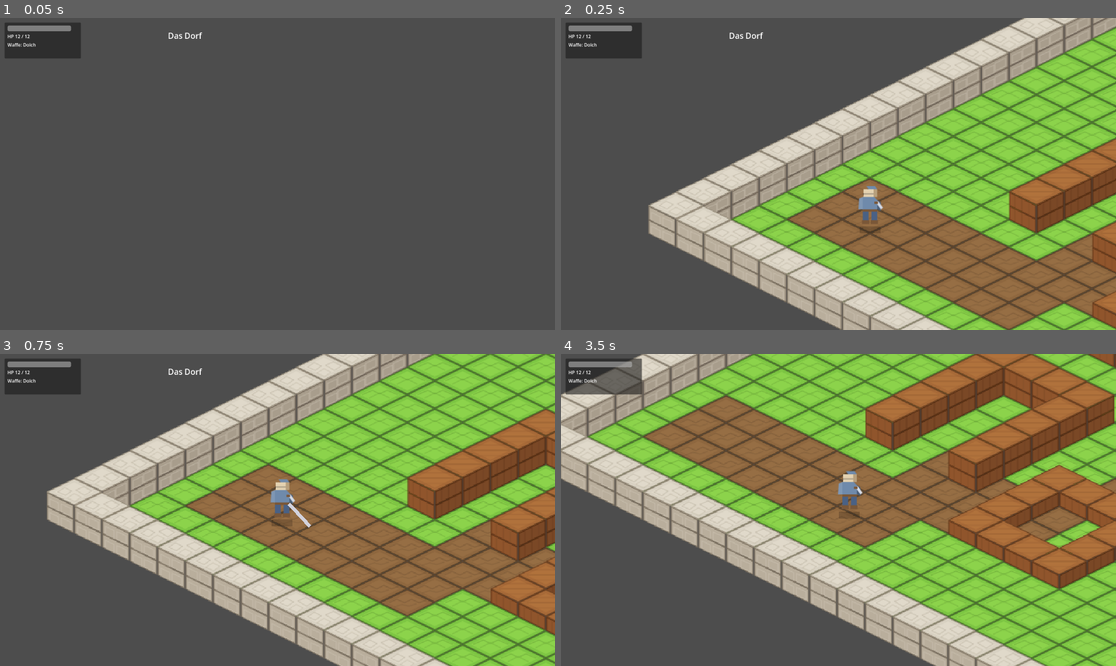
Above: before the commit, frames 1-4 (two rows, left to right).
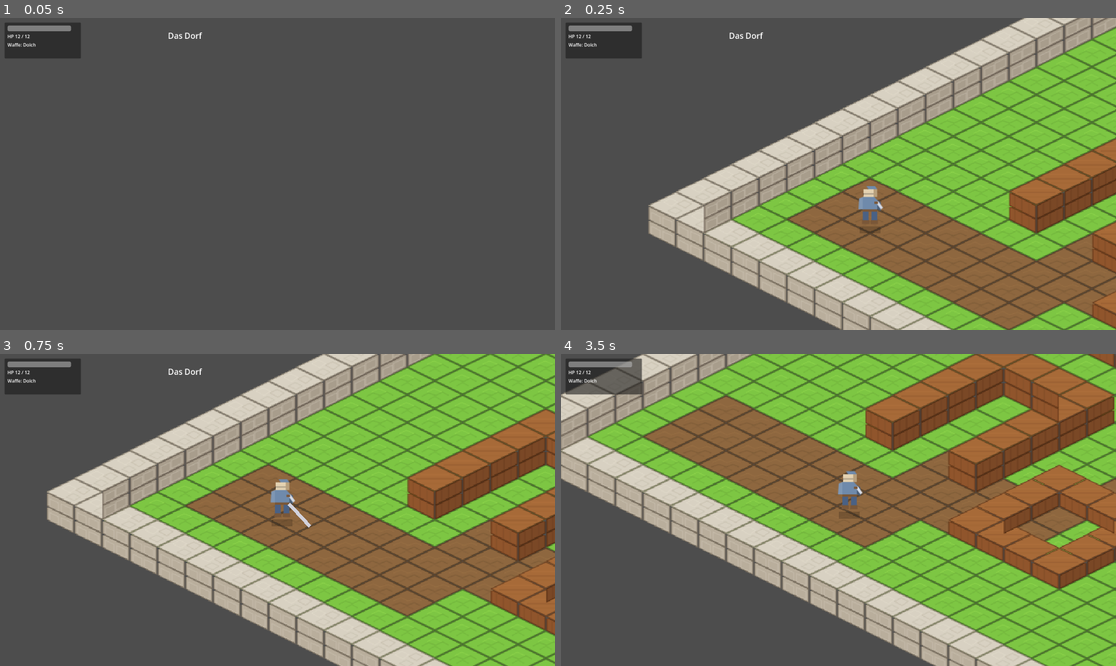
Above: after the commit, the same moments.

Repository: Taunaria/tartaros-engine-prototype
Game: Godot game, scene res://scenes/game/Game.tscn
Same seed, same stepped clock (60 frames per second), same inputs: the game is played once before the commit and once after it.
Inputs:
- Up to frame 1 (0.05 s): no input
- Up to frame 2 (0.25 s): no input
- Up to frame 3 (0.75 s): tap Enter at 0.5 s; hold D (move_right) from 0.53 s (still down); tap Space (attack) at 0.6 s
- Up to frame 4 (3.5 s): release D (move_right) at 1.28 s; hold S (move_down) 1.28-2.03 s; tap Space (attack) at 1.35, 2.3, 2.85 s; hold D (move_right) 2.03-2.78 s; tap E (interact) at 2.1 s; hold W (move_up) from 2.78 s (still down)

Frame 1 is identical in both runs. In frame 2, 0.9% of the frame differs, in the area x 15-100%, y 0-100%; in frame 3, 1.0%; in frame 4, 1.2%, in the area x 0-100%, y 0-100%.

Commit message:
Add layered rendering and entity sorting
Rework scene layout and rendering to use explicit layers and improved sort keys. Game and Level scenes now introduce EntityLayer, GroundLayer, StructureTopLayer, and OcclusionLayer; Player instance is moved under EntityLayer. Level logic was updated to split tiles into ground vs structure tiles, create occlusion tiles, and spawn enemies into the entity layer. Iso mapper gained sorting helpers and constants (SORT_LAYER_STEP, ENTITY_SORT_OFFSET, tile_sort_base, entity_sort_z_for_foot) and BlockTile now uses tile_sort_base for base z calculation. Player and Enemy z_index calculations now use the new entity_sort_z_for_foot and support a sort anchor method. Added utilities to get player and entity layer from game and to clear world entities when loading levels. Block tile visuals now support toggling top/side faces, side trimming, and per-face visibility from neighboring layers. Also updated block face atlas SVG art and added an export_presets.cfg (project export preset).

Diff:
--- a/assets/textures/block_faces.svg
+++ b/assets/textures/block_faces.svg
@@ -2,9 +2,9 @@
   <!-- grass -->
   <g id="grass_top" transform="translate(0,0)">
     <polygon points="32,1 63,16 32,31 1,16" fill="#7dc643" stroke="#4d7f28"/>
-    <polygon points="32,5 55,16 32,27 9,16" fill="#9be053" fill-opacity="0.5"/>
-    <path d="M12 16 L24 11 L32 15 L41 11 L53 16" fill="none" stroke="#5f9633" stroke-opacity="0.45"/>
-    <path d="M20 20 L32 14 L44 20" fill="none" stroke="#5f9633" stroke-opacity="0.35"/>
+    <path d="M23 13 L31 9 L40 13" fill="none" stroke="#9be053" stroke-opacity="0.45"/>
+    <path d="M17 18 L25 14 L33 17 L41 13 L48 17" fill="none" stroke="#5f9633" stroke-opacity="0.35"/>
+    <path d="M25 22 L32 18 L39 22" fill="none" stroke="#5f9633" stroke-opacity="0.28"/>
   </g>
   <g id="grass_left" transform="translate(64,0)">
     <polygon points="1,1 31,16 31,31 1,16" fill="#8f6038" stroke="#64401f"/>
@@ -22,9 +22,9 @@
   <!-- dirt -->
   <g id="dirt_top" transform="translate(0,32)">
     <polygon points="32,1 63,16 32,31 1,16" fill="#8e673f" stroke="#5c4329"/>
-    <polygon points="32,5 55,16 32,27 9,16" fill="#a47a4d" fill-opacity="0.35"/>
-    <path d="M11 16 L20 12 L29 16 L37 12 L46 16 L54 13" fill="none" stroke="#6b4e31" stroke-opacity="0.45"/>
-    <path d="M17 21 L26 18 L34 20 L43 17" fill="none" stroke="#735638" stroke-opacity="0.35"/>
+    <path d="M16 14 L25 10 L33 14 L42 11 L49 14" fill="none" stroke="#a47a4d" stroke-opacity="0.35"/>
+    <path d="M15 19 L24 16 L32 19 L40 16 L47 19" fill="none" stroke="#6b4e31" stroke-opacity="0.4"/>
+    <path d="M23 24 L31 20 L39 23" fill="none" stroke="#735638" stroke-opacity="0.28"/>
   </g>
   <g id="dirt_left" transform="translate(64,32)">
     <polygon points="1,1 31,16 31,31 1,16" fill="#725132" stroke="#4d361f"/>
@@ -40,10 +40,9 @@
   <!-- wood -->
   <g id="wood_top" transform="translate(0,64)">
     <polygon points="32,1 63,16 32,31 1,16" fill="#a76a38" stroke="#6d4324"/>
-    <polygon points="32,5 55,16 32,27 9,16" fill="#c17f45" fill-opacity="0.35"/>
-    <path d="M10 16 L54 16" fill="none" stroke="#7c4a28" stroke-opacity="0.45"/>
-    <path d="M15 10 L49 10" fill="none" stroke="#8a542d" stroke-opacity="0.32"/>
-    <path d="M15 22 L49 22" fill="none" stroke="#935d30" stroke-opacity="0.32"/>
+    <path d="M15 12 L49 12" fill="none" stroke="#c17f45" stroke-opacity="0.28"/>
+    <path d="M10 17 L54 17" fill="none" stroke="#7c4a28" stroke-opacity="0.4"/>
+    <path d="M17 22 L47 22" fill="none" stroke="#935d30" stroke-opacity="0.3"/>
   </g>
   <g id="wood_left" transform="translate(64,64)">
     <polygon points="1,1 31,16 31,31 1,16" fill="#90552c" stroke="#643719"/>
@@ -61,10 +60,9 @@
   <!-- light stone -->
   <g id="light_stone_top" transform="translate(0,96)">
     <polygon points="32,1 63,16 32,31 1,16" fill="#d8d1c2" stroke="#9a907e"/>
-    <polygon points="32,5 55,16 32,27 9,16" fill="#ece5d6" fill-opacity="0.4"/>
-    <path d="M13 16 L21 11 L29 15 L22 20 Z" fill="none" stroke="#b4ab98" stroke-opacity="0.45"/>
-    <path d="M34 14 L43 10 L52 15 L44 20 Z" fill="none" stroke="#b4ab98" stroke-opacity="0.45"/>
-    <path d="M24 23 L32 18 L40 22 L33 27 Z" fill="none" stroke="#b4ab98" stroke-opacity="0.35"/>
+    <path d="M18 12 L26 8 L34 12 L27 17 Z" fill="none" stroke="#ece5d6" stroke-opacity="0.32"/>
+    <path d="M34 14 L42 10 L50 14 L43 19 Z" fill="none" stroke="#b4ab98" stroke-opacity="0.35"/>
+    <path d="M23 22 L31 18 L39 22 L32 26 Z" fill="none" stroke="#b4ab98" stroke-opacity="0.28"/>
   </g>
   <g id="light_stone_left" transform="translate(64,96)">
     <polygon points="1,1 31,16 31,31 1,16" fill="#b9ae9c" stroke="#7e7262"/>
@@ -80,9 +78,9 @@
   <!-- dark stone -->
   <g id="dark_stone_top" transform="translate(0,128)">
     <polygon points="32,1 63,16 32,31 1,16" fill="#5f646b" stroke="#32363c"/>
-    <polygon points="32,5 55,16 32,27 9,16" fill="#7a8088" fill-opacity="0.28"/>
-    <path d="M12 16 L22 10 L31 15 L23 21 Z" fill="none" stroke="#8b9198" stroke-opacity="0.35"/>
-    <path d="M34 14 L45 9 L53 15 L44 20 Z" fill="none" stroke="#8b9198" stroke-opacity="0.35"/>
+    <path d="M16 13 L25 9 L33 13 L25 18 Z" fill="none" stroke="#7a8088" stroke-opacity="0.24"/>
+    <path d="M34 15 L43 11 L50 15 L43 19 Z" fill="none" stroke="#8b9198" stroke-opacity="0.28"/>
+    <path d="M25 22 L33 18 L40 21" fill="none" stroke="#8b9198" stroke-opacity="0.22"/>
   </g>
   <g id="dark_stone_left" transform="translate(64,128)">
     <polygon points="1,1 31,16 31,31 1,16" fill="#484c52" stroke="#282b30"/>
@@ -98,9 +96,9 @@
   <!-- foliage -->
   <g id="foliage_top" transform="translate(0,160)">
     <polygon points="32,1 63,16 32,31 1,16" fill="#366b2f" stroke="#1f3e1b"/>
-    <polygon points="32,4 57,16 32,28 7,16" fill="#4d8d42" fill-opacity="0.45"/>
-    <path d="M12 16 C18 10,25 21,32 13 C39 8,46 22,54 16" fill="none" stroke="#5ea54e" stroke-opacity="0.55"/>
-    <path d="M18 22 C23 17,28 25,34 18 C39 14,45 22,48 18" fill="none" stroke="#79bf62" stroke-opacity="0.35"/>
+    <path d="M16 14 C21 10,27 18,32 12 C37 8,43 18,48 14" fill="none" stroke="#5ea54e" stroke-opacity="0.5"/>
+    <path d="M15 20 C20 17,25 22,30 18 C35 15,41 21,47 18" fill="none" stroke="#79bf62" stroke-opacity="0.3"/>
+    <path d="M24 24 C28 21,32 25,36 21 C39 18,43 22,45 20" fill="none" stroke="#4d8d42" stroke-opacity="0.28"/>
   </g>
   <g id="foliage_left" transform="translate(64,160)">
     <polygon points="1,1 31,16 31,31 1,16" fill="#4b412f" stroke="#2d261b"/>
@@ -118,9 +116,9 @@
   <!-- temple stone -->
   <g id="temple_stone_top" transform="translate(0,192)">
     <polygon points="32,1 63,16 32,31 1,16" fill="#c6b78b" stroke="#7f734f"/>
-    <polygon points="32,5 55,16 32,27 9,16" fill="#dfd1a6" fill-opacity="0.35"/>
-    <path d="M14 16 L22 12 L32 15 L42 12 L50 16" fill="none" stroke="#8b7f59" stroke-opacity="0.55"/>
-    <path d="M19 22 L32 17 L45 22" fill="none" stroke="#8b7f59" stroke-opacity="0.35"/>
+    <path d="M18 13 L27 10 L36 13 L45 10" fill="none" stroke="#dfd1a6" stroke-opacity="0.3"/>
+    <path d="M15 18 L24 15 L32 18 L40 15 L49 18" fill="none" stroke="#8b7f59" stroke-opacity="0.42"/>
+    <path d="M23 23 L32 19 L41 23" fill="none" stroke="#8b7f59" stroke-opacity="0.28"/>
   </g>
   <g id="temple_stone_left" transform="translate(64,192)">
     <polygon points="1,1 31,16 31,31 1,16" fill="#a89868" stroke="#675b3f"/>
@@ -138,9 +136,9 @@
   <!-- lava -->
   <g id="lava_top" transform="translate(0,224)">
     <polygon points="32,1 63,16 32,31 1,16" fill="#c03b16" stroke="#5e170d"/>
-    <polygon points="32,6 55,16 32,26 9,16" fill="#ffb12f" fill-opacity="0.65"/>
-    <path d="M10 16 C18 10,24 22,32 13 C39 7,48 22,54 16" fill="none" stroke="#ffd46a" stroke-opacity="0.6"/>
-    <path d="M18 22 C24 17,30 24,36 17 C40 13,46 21,50 18" fill="none" stroke="#ff7b20" stroke-opacity="0.55"/>
+    <path d="M16 14 C22 10,27 18,32 12 C37 8,43 18,49 14" fill="none" stroke="#ffd46a" stroke-opacity="0.55"/>
+    <path d="M15 20 C21 16,27 22,32 17 C37 13,43 21,48 18" fill="none" stroke="#ffb12f" stroke-opacity="0.5"/>
+    <path d="M24 24 C28 21,32 24,36 20 C39 17,43 20,46 18" fill="none" stroke="#ff7b20" stroke-opacity="0.4"/>
   </g>
   <g id="lava_left" transform="translate(64,224)">
     <polygon points="1,1 31,16 31,31 1,16" fill="#4f2d21" stroke="#26120d"/>
@@ -156,9 +154,9 @@
   <!-- cracked -->
   <g id="cracked_top" transform="translate(0,256)">
     <polygon points="32,1 63,16 32,31 1,16" fill="#55514f" stroke="#2b2928"/>
-    <polygon points="32,5 55,16 32,27 9,16" fill="#696462" fill-opacity="0.25"/>
     <path d="M14 10 L26 15 L22 20 L35 23 L31 28" fill="none" stroke="#25110b" stroke-opacity="0.75"/>
-    <path d="M40 8 L35 15 L45 18 L39 24 L49 27" fill="none" stroke="#ff7b20" stroke-opacity="0.35"/>
+    <path d="M40 9 L35 15 L45 18 L39 24 L49 27" fill="none" stroke="#ff7b20" stroke-opacity="0.35"/>
+    <path d="M20 17 L28 13 L35 16" fill="none" stroke="#696462" stroke-opacity="0.2"/>
   </g>
   <g id="cracked_left" transform="translate(64,256)">
     <polygon points="1,1 31,16 31,31 1,16" fill="#44403d" stroke="#211f1d"/>
--- a/scenes/game/Game.tscn
+++ b/scenes/game/Game.tscn
@@ -18,7 +18,11 @@
 
 [node name="LevelContainer" type="Node2D" parent="."]
 
-[node name="Player" parent="." instance=ExtResource("2")]
+[node name="EntityLayer" type="Node2D" parent="."]
+z_as_relative = false
+z_index = 1000
+
+[node name="Player" parent="EntityLayer" instance=ExtResource("2")]
 
 [node name="CameraRig" type="Node2D" parent="."]
 
--- a/scenes/levels/Level.tscn
+++ b/scenes/levels/Level.tscn
@@ -5,12 +5,20 @@
 [node name="Level" type="Node2D" unique_id=1790135733]
 script = ExtResource("1")
 
-[node name="Tiles" type="Node2D" parent="." unique_id=740256048]
+[node name="GroundLayer" type="Node2D" parent="." unique_id=740256048]
+z_as_relative = false
+z_index = 0
+
+[node name="StructureTopLayer" type="Node2D" parent="." unique_id=17740256048]
+z_as_relative = false
+z_index = 500
 
 [node name="Collision" type="Node2D" parent="." unique_id=536047426]
 
 [node name="Props" type="Node2D" parent="." unique_id=1244819576]
 
-[node name="Enemies" type="Node2D" parent="." unique_id=573846924]
+[node name="Pickups" type="Node2D" parent="." unique_id=1163406474]
 
-[node name="Pickups" type="Node2D" parent="." unique_id=1163406474]
+[node name="OcclusionLayer" type="Node2D" parent="." unique_id=573846924]
+z_as_relative = false
+z_index = 1000
--- a/scripts/core/game.gd
+++ b/scripts/core/game.gd
@@ -15,7 +15,8 @@
 var combat_music_active: bool = false
 
 @onready var level_container: Node2D = $LevelContainer
-@onready var player: CharacterBody2D = $Player
+@onready var entity_layer: Node2D = $EntityLayer
+@onready var player: CharacterBody2D = $EntityLayer/Player
 @onready var camera_rig: Node2D = $CameraRig
 @onready var camera: GameCamera = $CameraRig/Camera2D
 @onready var ui: CanvasLayer = $UI
@@ -118,6 +119,7 @@
 
 
 func _load_level(level_index: int) -> void:
+	_clear_world_entities()
 	if current_level != null:
 		current_level.queue_free()
 
@@ -202,3 +204,18 @@
 	for enemy in get_tree().get_nodes_in_group("enemies"):
 		if enemy is Node2D:
 			(enemy as Node2D).queue_redraw()
+
+
+func get_player() -> CharacterBody2D:
+	return player
+
+
+func get_entity_layer() -> Node2D:
+	return entity_layer
+
+
+func _clear_world_entities() -> void:
+	for child in entity_layer.get_children():
+		if child == player:
+			continue
+		child.queue_free()
--- a/scripts/core/iso.gd
+++ b/scripts/core/iso.gd
@@ -6,6 +6,8 @@
 const RENDER_TILE_HEIGHT := 32.0
 const HALF_RENDER_TILE_WIDTH := RENDER_TILE_WIDTH * 0.5
 const HALF_RENDER_TILE_HEIGHT := RENDER_TILE_HEIGHT * 0.5
+const SORT_LAYER_STEP := 10
+const ENTITY_SORT_OFFSET := 6
 
 
 static func tile_to_logic_center(tile: Vector2i) -> Vector2:
@@ -37,5 +39,14 @@
 	return floori(logic_position.x / LOGIC_TILE_SIZE) + floori(logic_position.y / LOGIC_TILE_SIZE)
 
 
+static func tile_sort_base(tile: Vector2i) -> int:
+	return (tile.x + tile.y) * SORT_LAYER_STEP
+
+
+static func entity_sort_z_for_foot(logic_position: Vector2) -> int:
+	var depth_units: float = ((logic_position.x + logic_position.y) / LOGIC_TILE_SIZE) - 1.0
+	return floori(depth_units * SORT_LAYER_STEP) + ENTITY_SORT_OFFSET
+
+
 static func level_render_origin(level_size: Vector2i) -> Vector2:
 	return Vector2(level_size.y * HALF_RENDER_TILE_WIDTH + 160.0, 120.0)
--- a/scripts/enemies/enemy.gd
+++ b/scripts/enemies/enemy.gd
@@ -108,7 +108,7 @@
 	enemy_type = type_name
 	stats = STATS.get(enemy_type, STATS["zombie"]).duplicate(true)
 	game = game_ref
-	player = game.get_node("Player")
+	player = game.get_player()
 	hp = stats["max_hp"]
 	drop_data = extra_data.get("drop", {})
 	orbit_sign = -1.0 if (int(global_position.x / IsoMapper.LOGIC_TILE_SIZE) + int(global_position.y / IsoMapper.LOGIC_TILE_SIZE)) % 2 == 0 else 1.0
@@ -138,7 +138,7 @@
 
 func set_render_origin(new_render_origin: Vector2) -> void:
 	render_origin = new_render_origin
-	z_index = 1000 + IsoMapper.sort_key_for_logic(global_position)
+	z_index = IsoMapper.entity_sort_z_for_foot(_get_sort_anchor_position())
 	queue_redraw()
 
 
@@ -164,7 +164,7 @@
 		velocity = knockback_velocity
 		knockback_velocity = knockback_velocity.move_toward(Vector2.ZERO, ENEMY_HIT_KNOCKBACK_DECAY * delta)
 		move_and_slide()
-		z_index = 1000 + IsoMapper.sort_key_for_logic(global_position)
+		z_index = IsoMapper.entity_sort_z_for_foot(_get_sort_anchor_position())
 		_queue_redraw_if_moved(previous_position)
 		return
 
@@ -206,7 +206,7 @@
 		if attack_windup_timer <= 0.0:
 			_resolve_melee_attack()
 		move_and_slide()
-		z_index = 1000 + IsoMapper.sort_key_for_logic(global_position)
+		z_index = IsoMapper.entity_sort_z_for_foot(_get_sort_anchor_position())
 		_queue_redraw_if_moved(previous_position)
 		return
 
@@ -231,7 +231,7 @@
 		else:
 			velocity = _get_strafe_direction(to_player) * stats["speed"] * _get_strafe_speed_factor()
 	move_and_slide()
-	z_index = 1000 + IsoMapper.sort_key_for_logic(global_position)
+	z_index = IsoMapper.entity_sort_z_for_foot(_get_sort_anchor_position())
 	_queue_redraw_if_moved(previous_position)
 
 
@@ -499,6 +499,10 @@
 		queue_redraw()
 
 
+func _get_sort_anchor_position() -> Vector2:
+	return global_position
+
+
 func _draw_character_shadow(base: Vector2) -> void:
 	if CharacterVisuals.has_visual(enemy_type):
 		draw_rect(CharacterVisuals.get_shadow_rect(enemy_type, base), Color(0, 0, 0, 0.18))
--- a/scripts/levels/level.gd
+++ b/scripts/levels/level.gd
@@ -59,12 +59,14 @@
 var is_final_level: bool = false
 var render_origin: Vector2 = Vector2.ZERO
 var engaged_enemy_count: int = 0
-
-@onready var tiles_root: Node2D = $Tiles
+var entity_layer: Node2D = null
+
+@onready var ground_layer: Node2D = $GroundLayer
+@onready var structure_top_layer: Node2D = $StructureTopLayer
 @onready var collision_root: Node2D = $Collision
 @onready var props_root: Node2D = $Props
-@onready var enemies_root: Node2D = $Enemies
 @onready var pickups_root: Node2D = $Pickups
+@onready var occlusion_layer: Node2D = $OcclusionLayer
 
 
 func setup(game_ref: Node, data: Dictionary, current_level_index: int, total_levels: int) -> void:
@@ -78,11 +80,13 @@
 	height_one_rects = level_data.get("height_one_rects", [])
 	height_two_rects = level_data.get("height_two_rects", wall_rects)
 	blocked_rects = wall_rects + level_data.get("collision_height_one_rects", height_one_rects)
-	_clear_container(tiles_root)
+	entity_layer = game.get_entity_layer()
+	_clear_container(ground_layer)
+	_clear_container(structure_top_layer)
 	_clear_container(collision_root)
 	_clear_container(props_root)
-	_clear_container(enemies_root)
 	_clear_container(pickups_root)
+	_clear_container(occlusion_layer)
 	_build_tiles()
 	_build_colliders()
 	_spawn_chest(level_data.get("chest", {}))
@@ -105,7 +109,7 @@
 
 func set_active(value: bool) -> void:
 	active = value
-	for child in enemies_root.get_children():
+	for child in get_tree().get_nodes_in_group("enemies"):
 		if child.has_method("set_active"):
 			child.set_active(value)
 	for child in props_root.get_children():
@@ -155,14 +159,54 @@
 	for y in range(size.y):
 		for x in range(size.x):
 			var cell := Vector2i(x, y)
-			var tile: Node2D = BlockTileScene.instantiate()
-			tile.setup(
-				_get_tile_type(cell, theme),
+			var tile_type: String = _get_tile_type(cell, theme)
+			var visual_height: int = _get_tile_visual_height(cell)
+			var left_face_visible_from_layer: int = _get_neighbor_structure_height(cell + Vector2i(0, 1))
+			var right_face_visible_from_layer: int = _get_neighbor_structure_height(cell + Vector2i(1, 0))
+
+			if visual_height <= GROUND_HEIGHT:
+				var ground_tile: Node2D = BlockTileScene.instantiate()
+				ground_tile.setup(
+					tile_type,
+					cell,
+					render_origin,
+					GROUND_HEIGHT,
+					true,
+					false,
+					0,
+					0,
+					0
+				)
+				ground_layer.add_child(ground_tile)
+				continue
+
+			var structure_tile: Node2D = BlockTileScene.instantiate()
+			structure_tile.setup(
+				tile_type,
 				cell,
 				render_origin,
-				_get_tile_visual_height(cell)
+				visual_height,
+				true,
+				false,
+				0,
+				left_face_visible_from_layer,
+				right_face_visible_from_layer
 			)
-			tiles_root.add_child(tile)
+			structure_top_layer.add_child(structure_tile)
+
+			var occlusion_tile: Node2D = BlockTileScene.instantiate()
+			occlusion_tile.setup(
+				tile_type,
+				cell,
+				render_origin,
+				visual_height,
+				false,
+				true,
+				2,
+				left_face_visible_from_layer,
+				right_face_visible_from_layer
+			)
+			occlusion_layer.add_child(occlusion_tile)
 
 
 func _spawn_chest(chest_data: Dictionary) -> void:
@@ -201,7 +245,7 @@
 		enemy.set_render_origin(render_origin)
 		enemy.defeated.connect(_on_enemy_defeated)
 		enemy.engagement_changed.connect(_on_enemy_engagement_changed)
-		enemies_root.add_child(enemy)
+		entity_layer.add_child(enemy)
 		remaining_enemies += 1
 
 	_update_exit_state()
@@ -250,6 +294,17 @@
 func _clear_container(node: Node) -> void:
 	for child in node.get_children():
 		child.queue_free()
+
+
+func get_entity_layer() -> Node2D:
+	return entity_layer
+
+
+func _get_neighbor_structure_height(cell: Vector2i) -> int:
+	var level_size: Vector2i = level_data.get("size", Vector2i.ZERO)
+	if cell.x < 0 or cell.y < 0 or cell.x >= level_size.x or cell.y >= level_size.y:
+		return 0
+	return _get_tile_visual_height(cell)
 
 
 func _get_tile_type(tile: Vector2i, theme: Dictionary) -> String:
--- a/scripts/player/player.gd
+++ b/scripts/player/player.gd
@@ -60,7 +60,7 @@
 		velocity = Vector2.ZERO
 
 	move_and_slide()
-	z_index = 1000 + IsoMapper.sort_key_for_logic(global_position)
+	z_index = IsoMapper.entity_sort_z_for_foot(_get_sort_anchor_position())
 	_update_attack_hitbox()
 	_update_attack_state()
 
@@ -108,7 +108,7 @@
 
 func set_render_origin(new_render_origin: Vector2) -> void:
 	render_origin = new_render_origin
-	z_index = 1000 + IsoMapper.sort_key_for_logic(global_position)
+	z_index = IsoMapper.entity_sort_z_for_foot(_get_sort_anchor_position())
 	queue_redraw()
 
 
@@ -422,6 +422,10 @@
 	return IsoMapper.render_offset(position, render_origin)
 
 
+func _get_sort_anchor_position() -> Vector2:
+	return global_position
+
+
 func _draw_character_shadow(base: Vector2) -> void:
 	var shadow_rect: Rect2 = CharacterVisuals.get_shadow_rect("player", base)
 	draw_rect(shadow_rect, Color(0, 0, 0, 0.18))
--- a/scripts/visual/block_tile.gd
+++ b/scripts/visual/block_tile.gd
@@ -15,6 +15,11 @@
 var render_origin: Vector2 = Vector2.ZERO
 var visual_height: int = 0
 var height_step: float = DEFAULT_HEIGHT_STEP
+var include_top_face: bool = true
+var include_side_faces: bool = true
+var side_trim_top_pixels: int = 0
+var left_face_visible_from_layer: int = 0
+var right_face_visible_from_layer: int = 0
 
 
 func _ready() -> void:
@@ -25,12 +30,22 @@
 		new_tile_type: String,
 		new_grid_position: Vector2i,
 		new_render_origin: Vector2 = Vector2.ZERO,
-		new_visual_height: int = 0
+		new_visual_height: int = 0,
+		new_include_top_face: bool = true,
+		new_include_side_faces: bool = true,
+		new_side_trim_top_pixels: int = 0,
+		new_left_face_visible_from_layer: int = 0,
+		new_right_face_visible_from_layer: int = 0
 ) -> void:
 	tile_type = new_tile_type
 	grid_position = new_grid_position
 	render_origin = new_render_origin
 	visual_height = maxi(new_visual_height, 0)
+	include_top_face = new_include_top_face
+	include_side_faces = new_include_side_faces
+	side_trim_top_pixels = maxi(new_side_trim_top_pixels, 0)
+	left_face_visible_from_layer = maxi(new_left_face_visible_from_layer, 0)
+	right_face_visible_from_layer = maxi(new_right_face_visible_from_layer, 0)
 	position = render_origin + grid_to_screen(grid_position)
 	z_index = _get_base_z_index()
 	height_step = DEFAULT_HEIGHT_STEP
@@ -47,7 +62,7 @@
 
 
 func _get_base_z_index() -> int:
-	return (grid_position.x + grid_position.y) * 10
+	return IsoMapper.tile_sort_base(grid_position)
 
 
 func _rebuild_visuals() -> void:
@@ -58,23 +73,50 @@
 	var face_regions: Dictionary = BlockFaceAtlas.get_regions()
 	var face_info: Dictionary = face_regions.get(tile_type, face_regions["grass"])
 
-	if visual_height > 0:
+	if include_side_faces and visual_height > 0:
 		for layer in range(visual_height):
 			var layer_offset := Vector2(0.0, -height_step * float(layer))
-			_add_face_sprite(atlas_texture, face_info["left_texture_region"], Vector2(-HALF_TILE_WIDTH * 0.5, layer_offset.y), layer * 3)
-			_add_face_sprite(atlas_texture, face_info["right_texture_region"], Vector2(HALF_TILE_WIDTH * 0.5, layer_offset.y), layer * 3 + 1)
+			if layer >= left_face_visible_from_layer:
+				_add_face_sprite(
+					atlas_texture,
+					face_info["left_texture_region"],
+					Vector2(-HALF_TILE_WIDTH * 0.5, layer_offset.y),
+					layer * 3,
+					side_trim_top_pixels
+				)
+			if layer >= right_face_visible_from_layer:
+				_add_face_sprite(
+					atlas_texture,
+					face_info["right_texture_region"],
+					Vector2(HALF_TILE_WIDTH * 0.5, layer_offset.y),
+					layer * 3 + 1,
+					side_trim_top_pixels
+				)
 
-	var top_offset := Vector2(0.0, -height_step * float(visual_height))
-	_add_face_sprite(atlas_texture, face_info["top_texture_region"], top_offset, visual_height * 3 + 2)
+	if include_top_face:
+		var top_offset := Vector2(0.0, -height_step * float(visual_height))
+		_add_face_sprite(atlas_texture, face_info["top_texture_region"], top_offset, visual_height * 3 + 2)
 
 
-func _add_face_sprite(texture: Texture2D, region: Rect2, sprite_position: Vector2, sprite_z: int) -> void:
+func _add_face_sprite(
+	texture: Texture2D,
+	region: Rect2,
+	sprite_position: Vector2,
+	sprite_z: int,
+	trim_top_pixels: int = 0
+) -> void:
 	var sprite := Sprite2D.new()
 	sprite.texture = texture
 	sprite.texture_filter = CanvasItem.TEXTURE_FILTER_NEAREST
 	sprite.region_enabled = true
-	sprite.region_rect = region
+	var final_region: Rect2 = region
+	var final_position: Vector2 = sprite_position
+	if trim_top_pixels > 0 and trim_top_pixels < int(region.size.y):
+		final_region.position.y += trim_top_pixels
+		final_region.size.y -= trim_top_pixels
+		final_position.y += float(trim_top_pixels) * 0.5
+	sprite.region_rect = final_region
 	sprite.centered = true
-	sprite.position = sprite_position
+	sprite.position = final_position
 	sprite.z_index = sprite_z
 	add_child(sprite)
Not shown, added: export_presets.cfg
